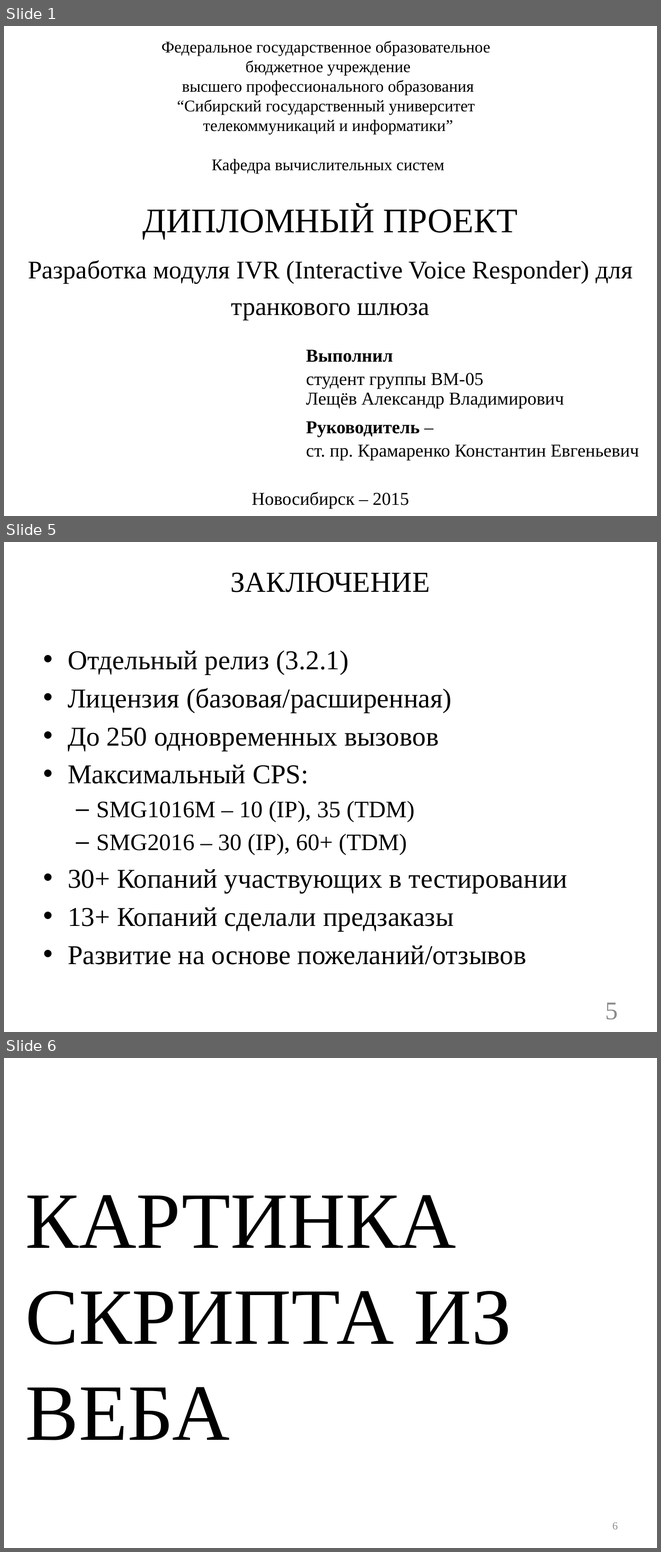
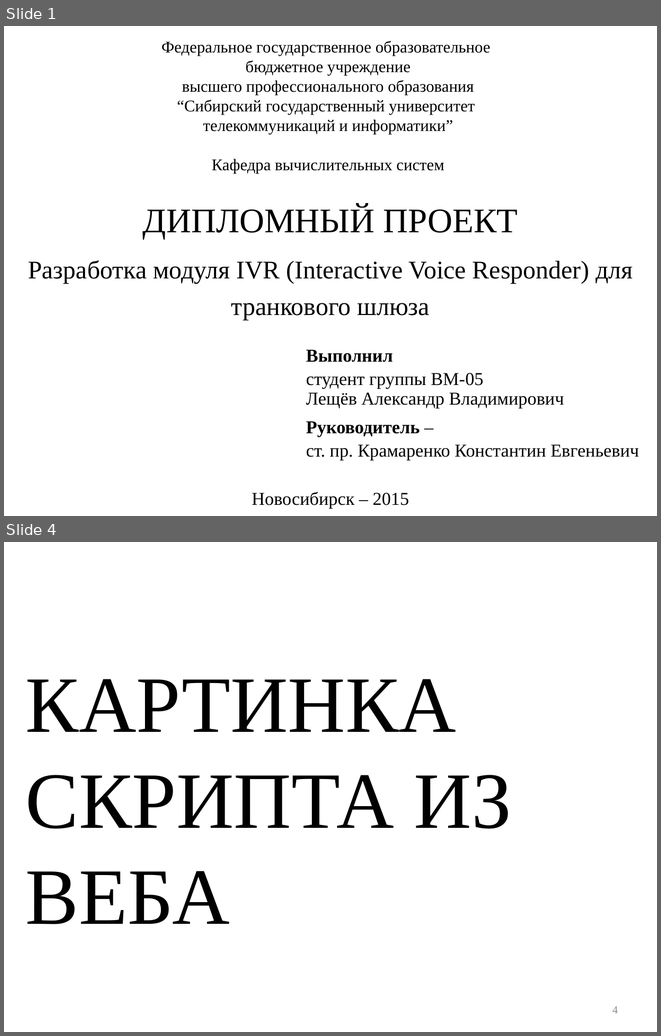
Before and after one commit to ALeschev/tunel, a slide deck: sibsutis/2015/dpl/diploma_submission/diploma_submission_pptx.pptx. Shown one above the other, each under a label of ours: slides 1, 5 and 6 before the commit, slides 1 and 4 after it; the slides between them are not shown. The pictures are 661x1552 and 661x1036 pixels, drawn with LibreOffice and Linux fonts; fonts in the diff are those of the drawing; background and template pictures are left out. Boxes give left, top, right and bottom in pixels: in the first picture for what was removed or moved away, otherwise in the second. Text is boxed around its words. In the diff, an @@ line names an element or a change of style, - is before the commit and + after.

```diff
--- a/sibsutis/2015/dpl/diploma_submission/diploma_submission_pptx.pptx
+++ b/sibsutis/2015/dpl/diploma_submission/diploma_submission_pptx.pptx
@@ slide 5 removed at [4,542,657,1032], background #FFFFFF @@
@@ title removed at [231,572,430,592] @@
-ЗАКЛЮЧЕНИЕ
@@ text removed at [68,650,567,964] @@
-• Отдельный релиз (3.2.1)
-• Лицензия (базовая/расширенная)
-• До 250 одновременных вызовов
-• Максимальный CPS:
-  – SMG1016M – 10 (IP), 35 (TDM)
-  – SMG2016 – 30 (IP), 60+ (TDM)
-• 30+ Копаний участвующих в тестировании
-• 13+ Копаний сделали предзаказы
-• Развитие на основе пожеланий/отзывов
@@ page number removed at [605,1002,618,1020] @@
-5
@@ what was slide 6 is now slide 4 @@
@@ page number at [612,1006,618,1013]: text changed @@
-6
+4
```
Also in this commit, not shown: 3 slides added, 5 other slides removed, 13 other files.
